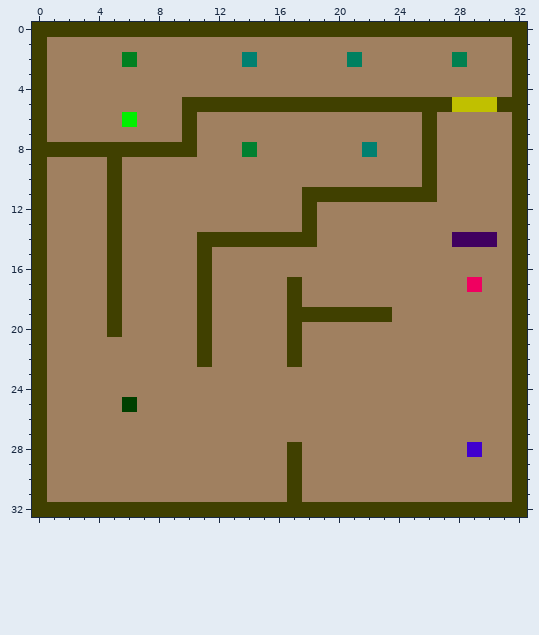
Pixel-art sprite -- levels/glevel0.png. Above is the file before it was changed.
The file is 33x33 pixels.
The result:
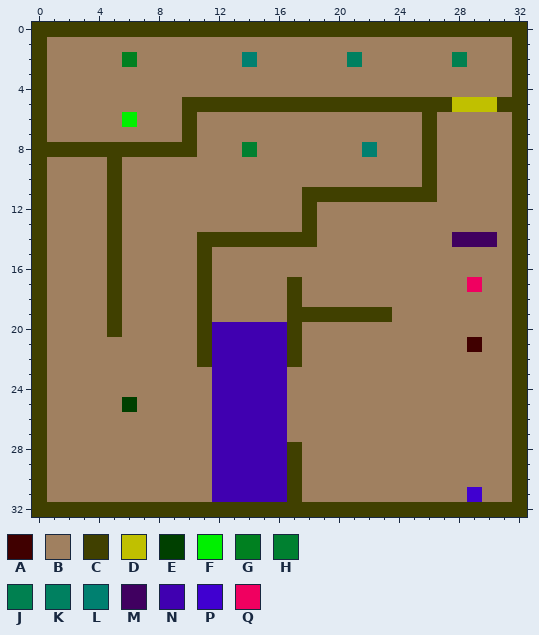
Palette (. is transparent): A #400000  B #a08060  C #404000  D #c0c000  E #004000  F #00f000  G #008020  H #008030  J #008050  K #008060  L #008070  M #400060  N #4000b0  P #4000d0  Q #f00060
Diff:
The author changed colour B to colour A in row 21 at x 29.
The author changed colour P to colour B in row 28 at x 29.
The author changed colour B to colour N in rows 20 to 31 at x 12 to 16.
The author changed colour B to colour P in row 31 at x 29.
Pixel boxes of the changes (left, top, right, bottom) in both pictures:
changed: (212, 322, 287, 502)
changed: (467, 337, 482, 352)
changed: (467, 442, 482, 502)
